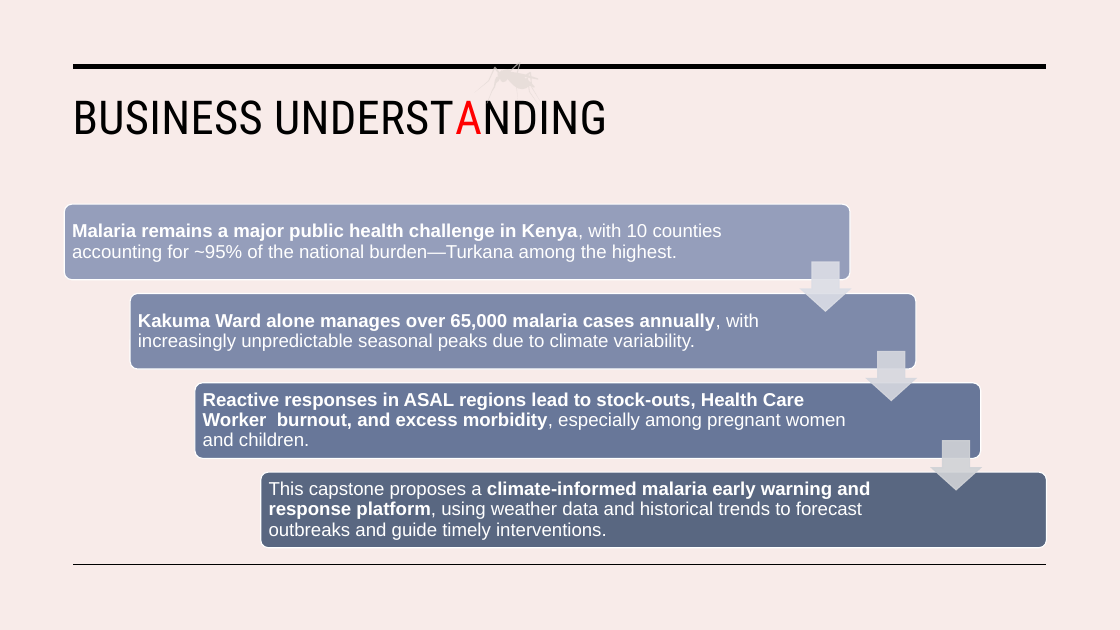
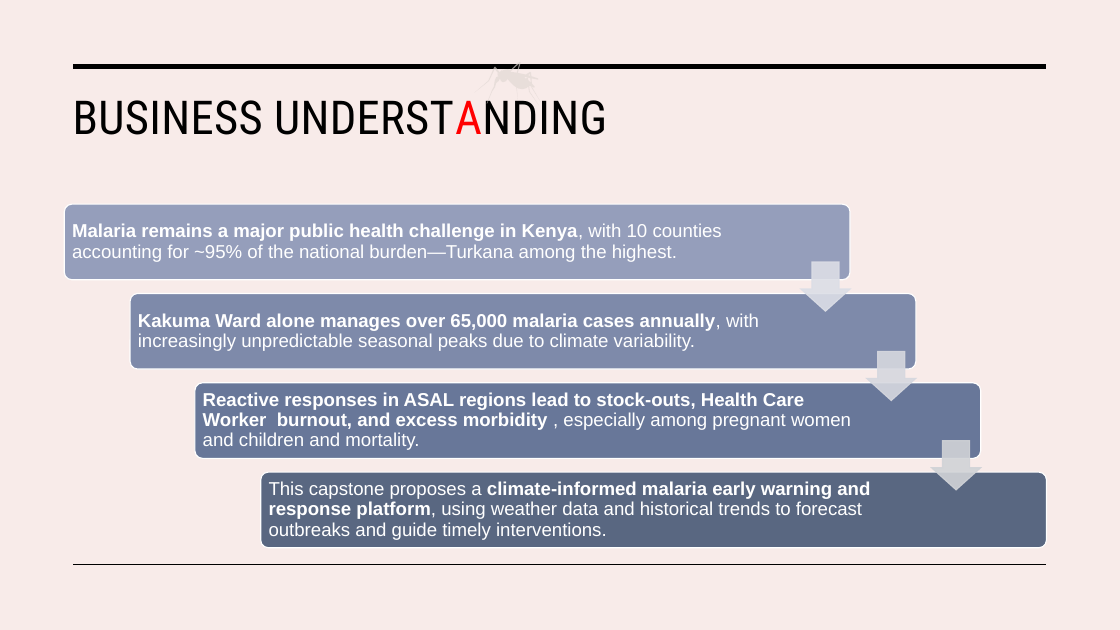
Before and after one commit to H-Rumenya/Malaria-Predictive-Model, a slide deck: slide 2 of Malaria_Predictive_model.pptx. Drawn at 1120x630 pixels with LibreOffice and Linux fonts; fonts in the diff are those of the drawing. Boxes give left, top, right and bottom in pixels: in the first picture for what was removed or moved away, otherwise in the second. Text is boxed around its words. In the diff, an @@ line names an element or a change of style, - is before the commit and + after.

Commit message:
Updated Powerpoint presentation

```diff
--- a/Malaria_Predictive_model.pptx
+++ b/Malaria_Predictive_model.pptx
@@ text at (203,392,851,450): text changed @@
-Reactive responses in ASAL regions lead to stock-outs, Health Care Worker burnout, and excess morbidity, especially among pregnant women and children.
+Reactive responses in ASAL regions lead to stock-outs, Health Care Worker burnout, and excess morbidity , especially among pregnant women and children and mortality.
```
Also in this commit, not shown: 4 other slides changed.
